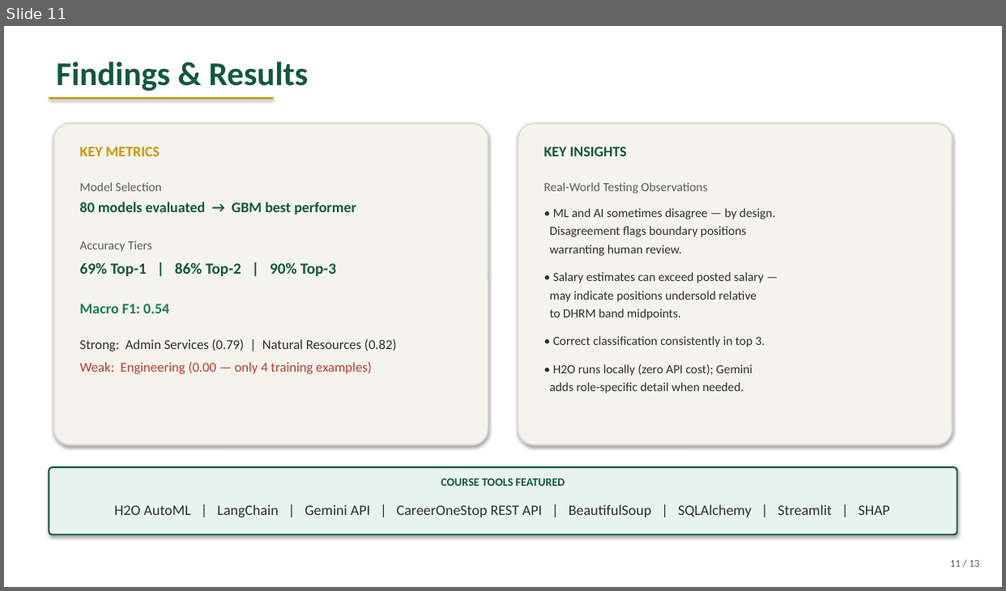
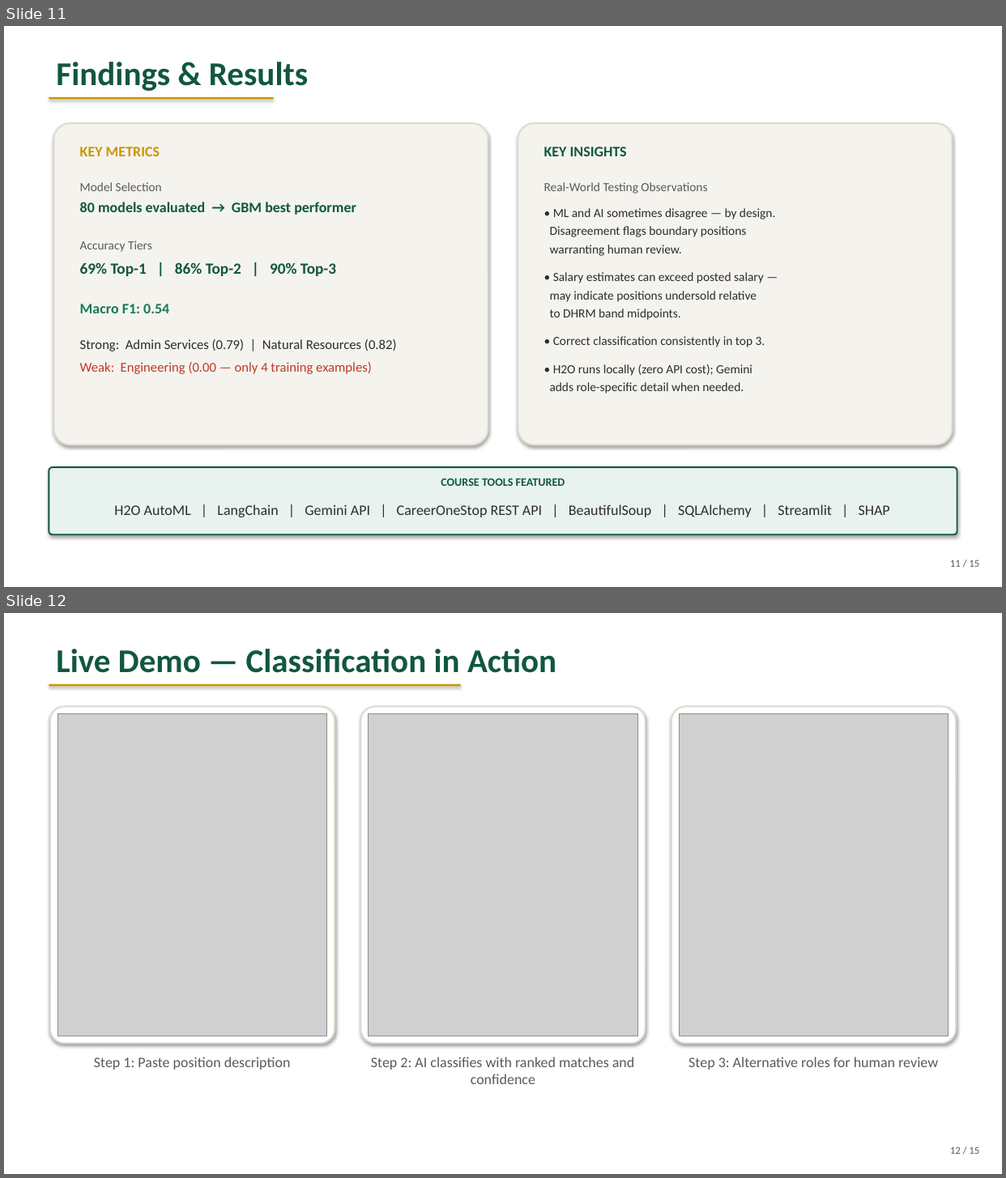
Before and after one commit to MSBA-Spring2026-Team-7/GRIFFIN-HR-Classification, a slide deck: ppt/GRIFFIN_BigData_Presentation.pptx. Shown one above the other, each under a label of ours: slide 11 before the commit, slides 11 and 12 after it. The pictures are 1006x591 and 1006x1178 pixels, drawn with LibreOffice and Linux fonts; fonts in the diff are those of the drawing; grey boxes stand for pictures. Boxes give left, top, right and bottom in pixels: in the first picture for what was removed or moved away, otherwise in the second. Text is boxed around its words. In the diff, an @@ line names an element or a change of style, - is before the commit and + after.

```diff
--- a/ppt/GRIFFIN_BigData_Presentation.pptx
+++ b/ppt/GRIFFIN_BigData_Presentation.pptx
@@ slide 12 added at (x1=4, y1=613, x2=1002, y2=1174), background #FFFFFF @@
@@ text added at (x1=56, y1=649, x2=556, y2=673), 32 pt, text #115740, bold @@
+Live Demo — Classification in Action
@@ rectangle added at (x1=49, y1=684, x2=461, y2=687), fill #C99700 @@
@@ rounded rectangle added at (x1=50, y1=707, x2=335, y2=1043), fill #FFFFFF, outline #E0DBD0 1.5 pt @@
@@ rounded rectangle added at (x1=361, y1=707, x2=646, y2=1043), fill #FFFFFF, outline #E0DBD0 1.5 pt @@
@@ rounded rectangle added at (x1=671, y1=707, x2=957, y2=1043), fill #FFFFFF, outline #E0DBD0 1.5 pt @@
@@ picture added at (x1=58, y1=714, x2=327, y2=1036) @@
@@ picture added at (x1=368, y1=714, x2=638, y2=1036) @@
@@ picture added at (x1=680, y1=714, x2=948, y2=1036) @@
@@ text added at (x1=94, y1=1057, x2=291, y2=1070), 14 pt, text #5A5A5A @@
+Step 1: Paste position description
@@ text added at (x1=371, y1=1057, x2=634, y2=1084), 14 pt, text #5A5A5A @@
+Step 2: AI classifies with ranked matches and confidence
@@ text added at (x1=688, y1=1057, x2=938, y2=1070), 14 pt, text #5A5A5A @@
+Step 3: Alternative roles for human review
@@ text added at (x1=950, y1=1147, x2=979, y2=1154), 10 pt, text #5A5A5A @@
+12 / 15
@@ slide 11 changed as well @@
@@ text at (x1=950, y1=561, x2=979, y2=567): text changed @@
-11 / 13
+11 / 15
```
Also in this commit, not shown: 12 other slides changed, 1 other slide added, 8 other files.
